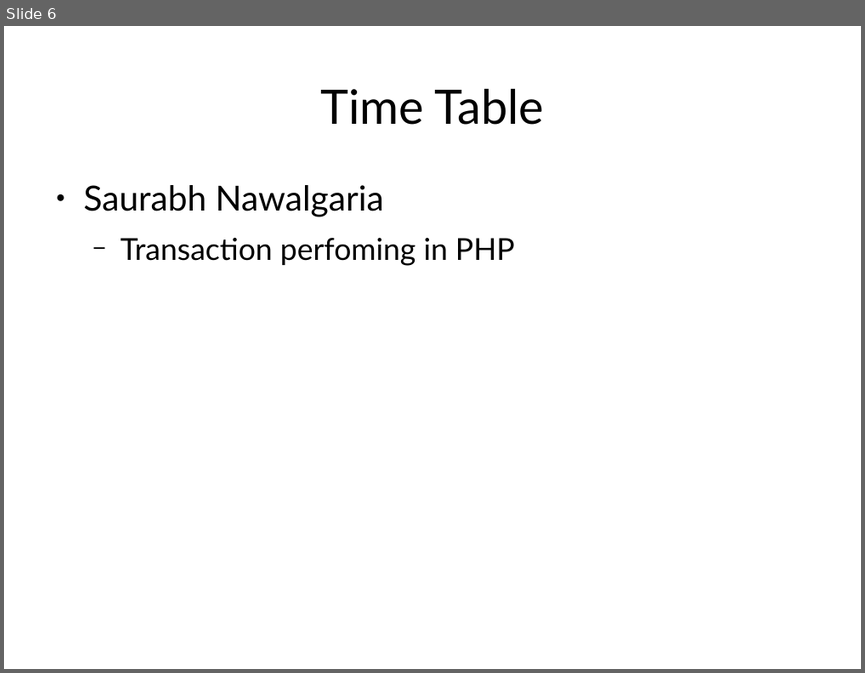
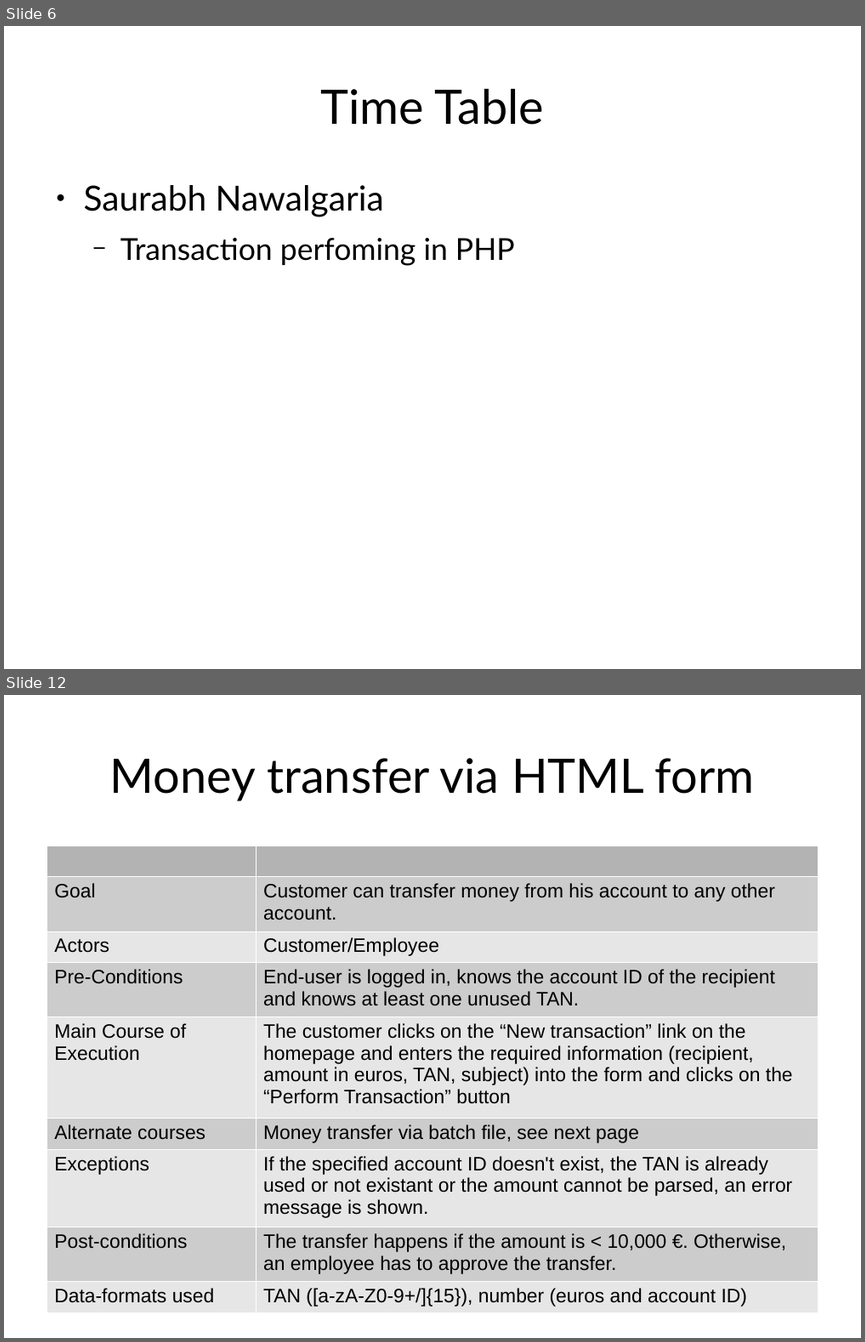
Before and after one commit to snawalgaria/SecureCoding, a slide deck: presentation/presentation.odp. Shown one above the other, each under a label of ours: slide 6 before the commit, slides 6 and 12 after it; the slides between them are not shown. The pictures are 865x673 and 865x1342 pixels, drawn with LibreOffice and Linux fonts; fonts in the diff are those of the drawing. Boxes give left, top, right and bottom in pixels: in the first picture for what was removed or moved away, otherwise in the second. Text is boxed around its words. In the diff, an @@ line names an element or a change of style, - is before the commit and + after.

```diff
--- a/presentation/presentation.odp
+++ b/presentation/presentation.odp
@@ slide 12 added at (4, 695, 861, 1338), background #FFFFFF @@
@@ title added at (110, 758, 755, 801), 44 pt, text #000000 @@
+Money transfer via HTML form
@@ table added at (46, 845, 818, 1310), 9 rows, 2 columns @@
+ | 
+Goal | Customer can transfer money from his account to any other account.
+Actors | Customer/Employee
+Pre-Conditions | End-user is logged in, knows the account ID of the recipient and knows at least one unused TAN.
+Main Course of Execution | The customer clicks on the “New transaction” link on the homepage and enters the required information (recipient, amount in euros, TAN, subject) into the form and clicks on the “Perform Transaction” button
+Alternate courses | Money transfer via batch file, see next page
+Exceptions | If the specified account ID doesn't exist, the TAN is already used or not existant or the amount cannot be parsed, an error message is shown.
+Post-conditions | The transfer happens if the amount is < 10,000 €. Otherwise, an employee has to approve the transfer.
+Data-formats used | TAN ([a-zA-Z0-9+/]{15}), number (euros and account ID)
```
Also in this commit, not shown: 1 slide changed, 10 other slides added, 1 other file.
